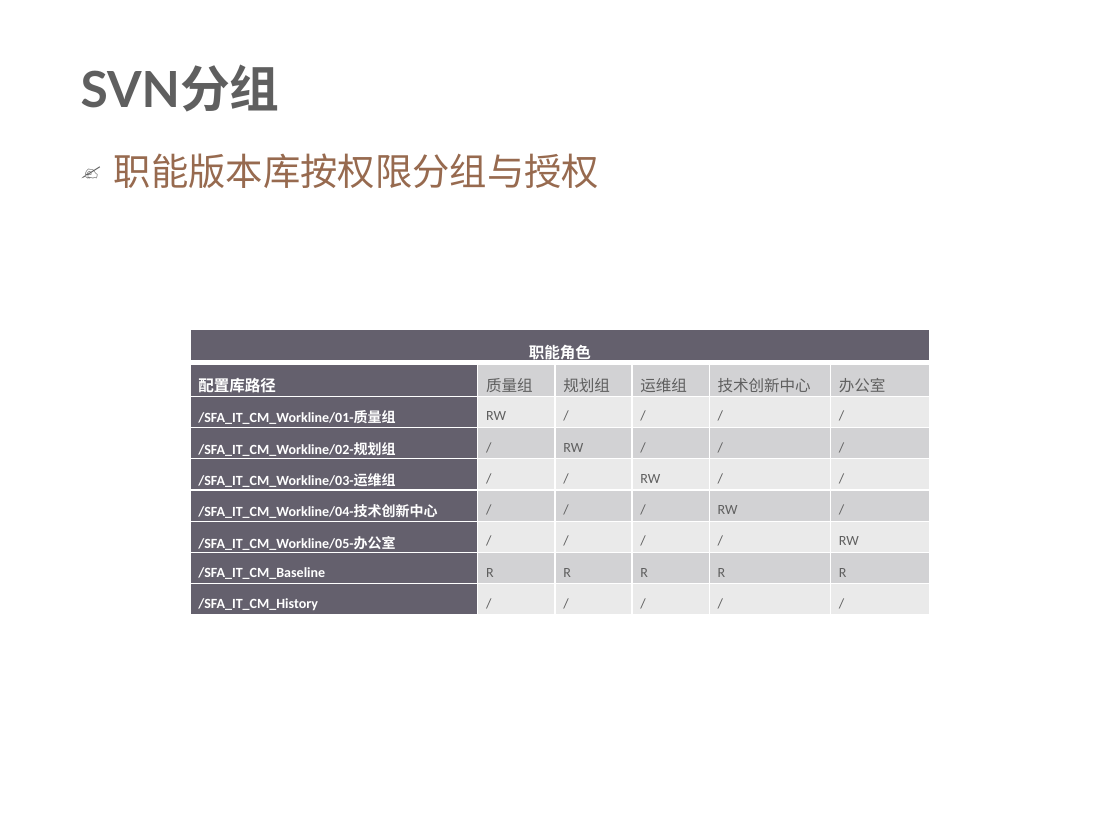
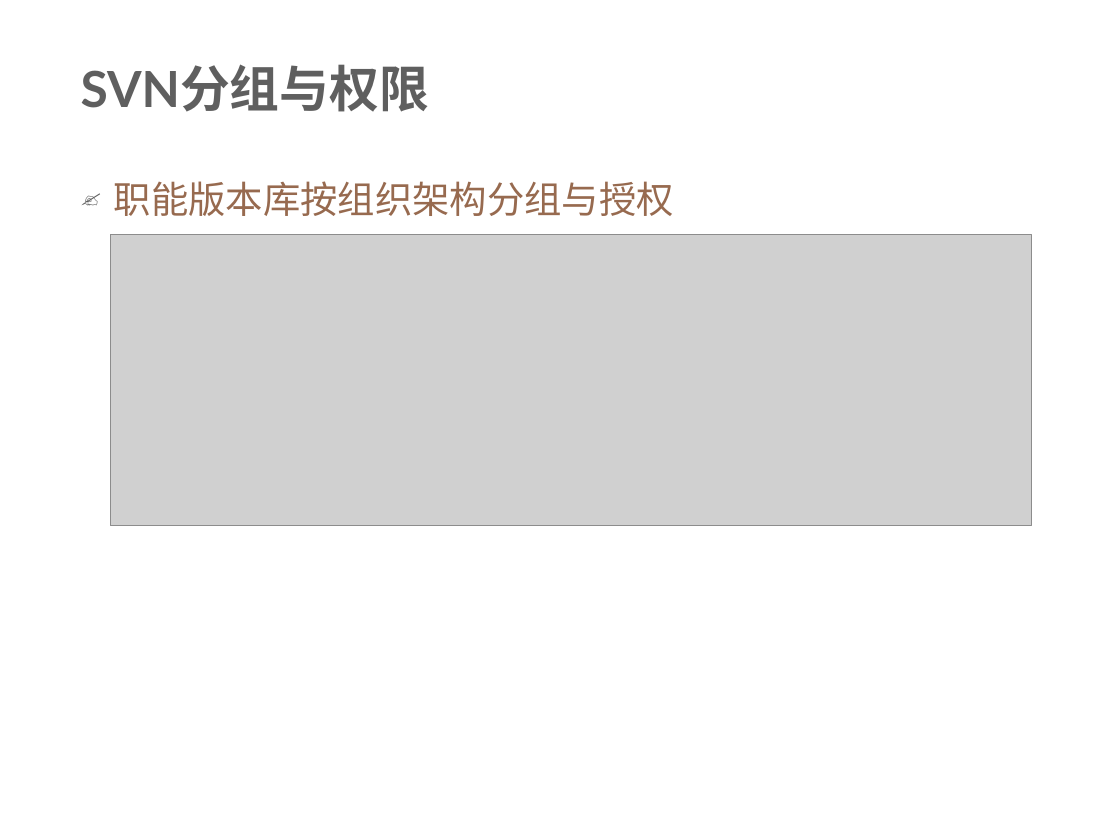
Before and after one commit to xianmomo/demo, a slide deck: slide 15 of 新员工入职指引/配置管理规范及要求.pptx (slide 16 before the commit). Drawn at 1120x840 pixels with LibreOffice and Linux fonts; fonts in the diff are those of the drawing; grey boxes stand for pictures; background and template pictures are left out. Boxes give left, top, right and bottom in pixels: in the first picture for what was removed or moved away, otherwise in the second. Text is boxed around its words. In the diff, an @@ line names an element or a change of style, - is before the commit and + after.

```diff
--- a/新员工入职指引/配置管理规范及要求.pptx
+++ b/新员工入职指引/配置管理规范及要求.pptx
@@ title at [81, 64, 430, 112]: text changed @@
-SVN分组
+SVN分组与权限
@@ text at [114, 181, 674, 216]: text changed @@
-✍ 职能版本库按权限分组与授权
+✍ 职能版本库按组织架构分组与授权
@@ picture added at [110, 235, 1032, 526] @@
@@ table removed at [190, 329, 931, 614], 9 rows, 6 columns @@
-职能角色 |  |  |  |  | 
-配置库路径 | 质量组 | 规划组 | 运维组 | 技术创新中心 | 办公室
-/SFA_IT_CM_Workline/01-质量组 | RW | / | / | / | /
-/SFA_IT_CM_Workline/02-规划组 | / | RW | / | / | /
-/SFA_IT_CM_Workline/03-运维组 | / | / | RW | / | /
-/SFA_IT_CM_Workline/04-技术创新中心 | / | / | / | RW | /
-/SFA_IT_CM_Workline/05-办公室 | / | / | / | / | RW
-/SFA_IT_CM_Baseline | R | R | R | R | R
-/SFA_IT_CM_History | / | / | / | / | /
```
Also in this commit, not shown: 12 other slides changed, 8 slides added, 7 slides removed, 4 other files.
